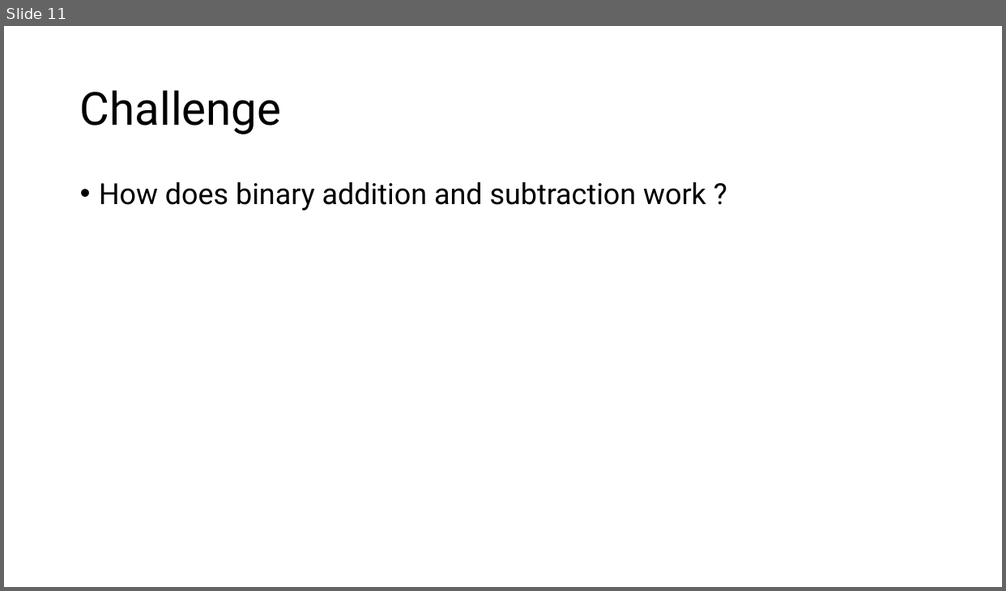
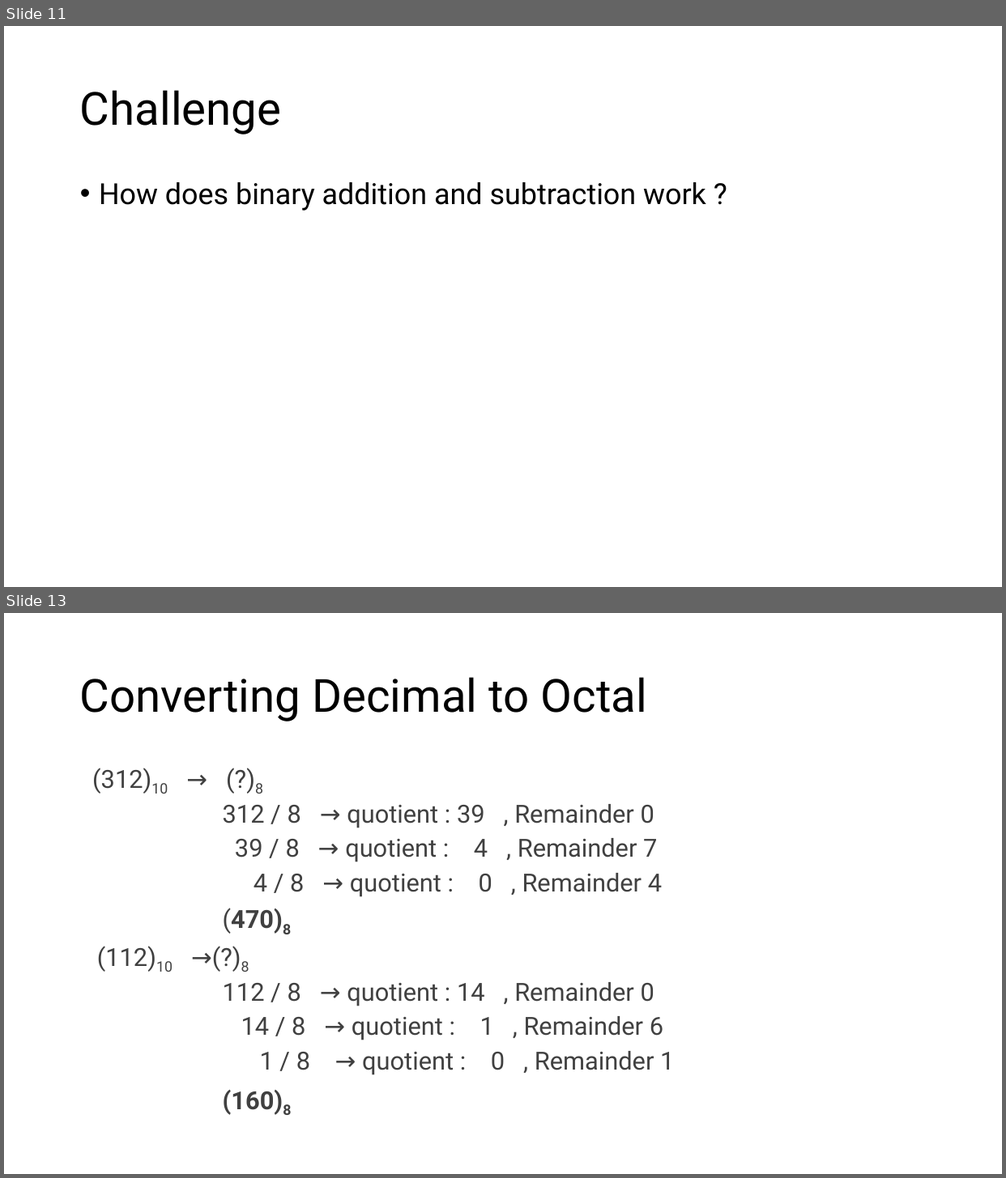
Before and after one commit to MoklaEducation/ems_winter_2025_acsl101, a slide deck: all/ExploringCSConceptsViaACSLCompetitions_all.pptx. Shown one above the other, each under a label of ours: slide 11 before the commit, slides 11 and 13 after it; the slides between them are not shown. The pictures are 1006x591 and 1006x1178 pixels, drawn with LibreOffice and Linux fonts; fonts in the diff are those of the drawing. Boxes give left, top, right and bottom in pixels: in the first picture for what was removed or moved away, otherwise in the second. Text is boxed around its words. In the diff, an @@ line names an element or a change of style, - is before the commit and + after.

```diff
--- a/all/ExploringCSConceptsViaACSLCompetitions_all.pptx
+++ b/all/ExploringCSConceptsViaACSLCompetitions_all.pptx
@@ slide 13 added at (4, 613, 1002, 1174), background #FFFFFF @@
@@ title added at (80, 677, 647, 722), 44 pt, text #000000 @@
+Converting Decimal to Octal
@@ text added at (92, 768, 674, 1115), 24 pt, text #404040 @@
+(312)10 → (?)8
+312 / 8 → quotient : 39 , Remainder 0
+39 / 8 → quotient : 4 , Remainder 7
+4 / 8 → quotient : 0 , Remainder 4
+(470)8
+(112)10 →(?)8
+112 / 8 → quotient : 14 , Remainder 0
+14 / 8 → quotient : 1 , Remainder 6
+1 / 8 → quotient : 0 , Remainder 1
+(160)8
```
Also in this commit, not shown: 7 other slides added, 2 other files.
